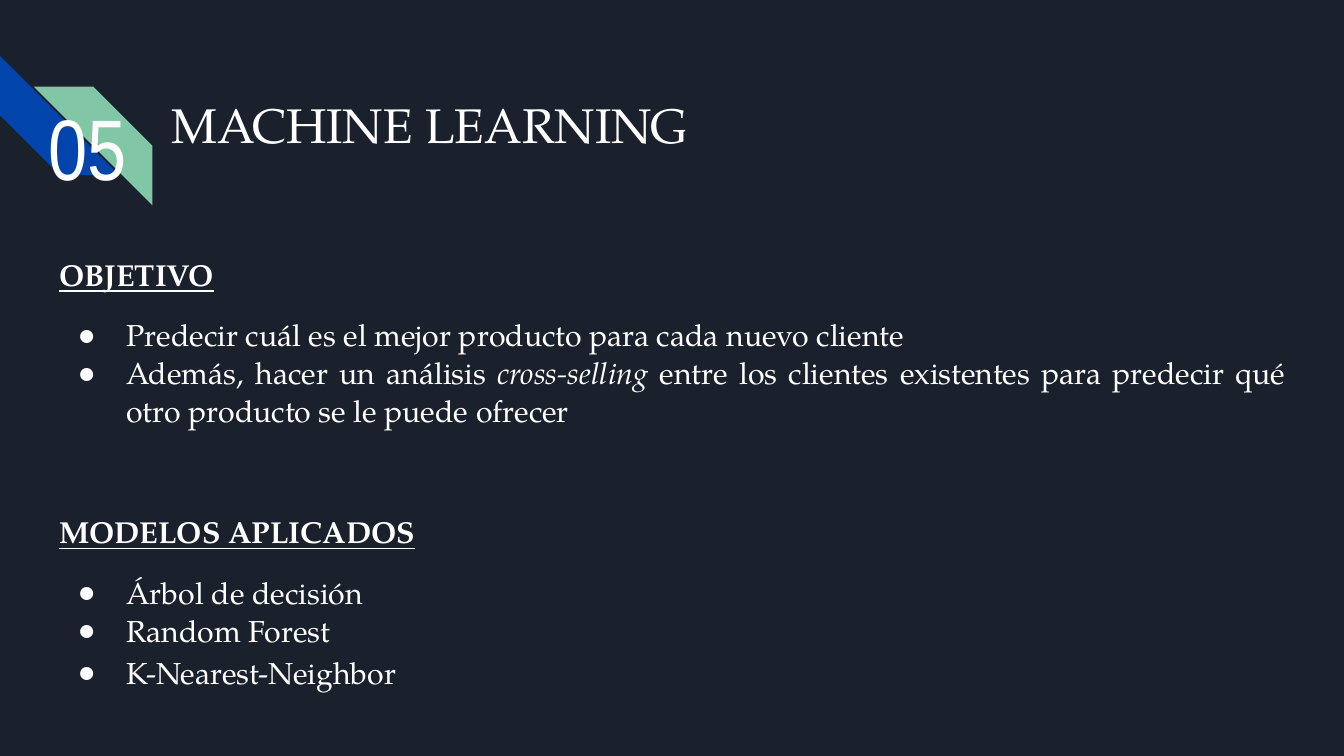
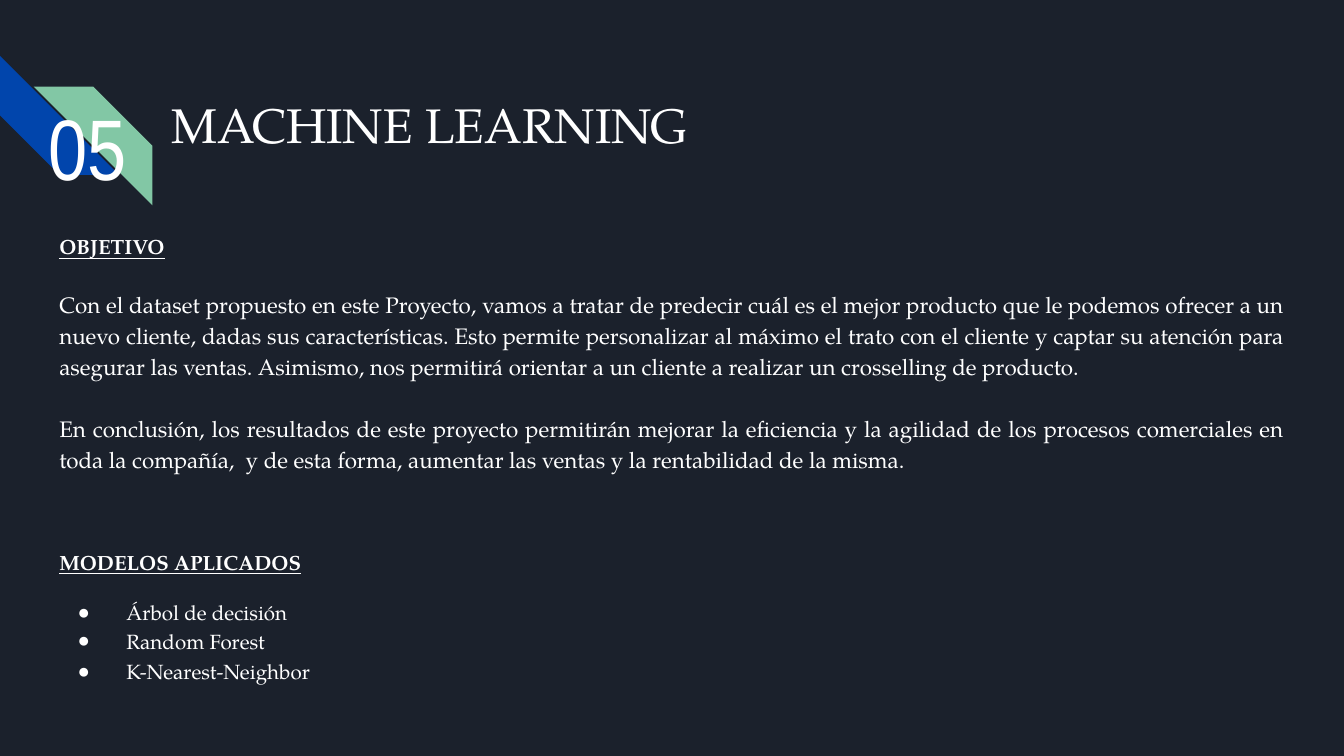
Before and after one commit to Alejo3107/PROYECTO_CH_DS, a slide deck: slide 22 of Presentación ejecutiva.pptx (slide 20 before the commit). Drawn at 1344x756 pixels with LibreOffice and Linux fonts; fonts in the diff are those of the drawing; background and template pictures are left out. Boxes give left, top, right and bottom in pixels: in the first picture for what was removed or moved away, otherwise in the second. Text is boxed around its words. In the diff, an @@ line names an element or a change of style, - is before the commit and + after.

Commit message:
3° Entrega

```diff
--- a/Presentación ejecutiva.pptx
+++ b/Presentación ejecutiva.pptx
@@ text "OBJETIVO": place and size @@
-text "OBJETIVO" at bbox=[59, 265, 1286, 693]
+text "OBJETIVO" at bbox=[59, 239, 1284, 685]
@@ text at bbox=[59, 239, 309, 685]: size 16.2 to 11 pt in "OBJETIVO", "MODELOS APLICADOS", "Árbol de decisión", "Random Forest" and 1 more places; line spacing 1.05 to 1.15; line spacing 1.15 to 1.25 @@
@@ text at bbox=[59, 296, 1284, 475]: text changed; size 16.2 to 12 pt @@
-● Predecir cuál es el mejor producto para cada nuevo cliente
-● Además, hacer un análisis cross-selling entre los clientes existentes para predecir qué otro producto se le puede ofrecer
+Con el dataset propuesto en este Proyecto, vamos a tratar de predecir cuál es el mejor producto que le podemos ofrecer a un nuevo cliente, dadas sus características. Esto permite personalizar al máximo el trato con el cliente y captar su atención para asegurar las ventas. Asimismo, nos permitirá orientar a un cliente a realizar un crosselling de producto.
+En conclusión, los resultados de este proyecto permitirán mejorar la eficiencia y la agilidad de los procesos comerciales en toda la compañía, y de esta forma, aumentar las ventas y la rentabilidad de la misma.
```
Also in this commit, not shown: 12 other slides changed, 3 slides added, 1 slide removed, 3 other files.
